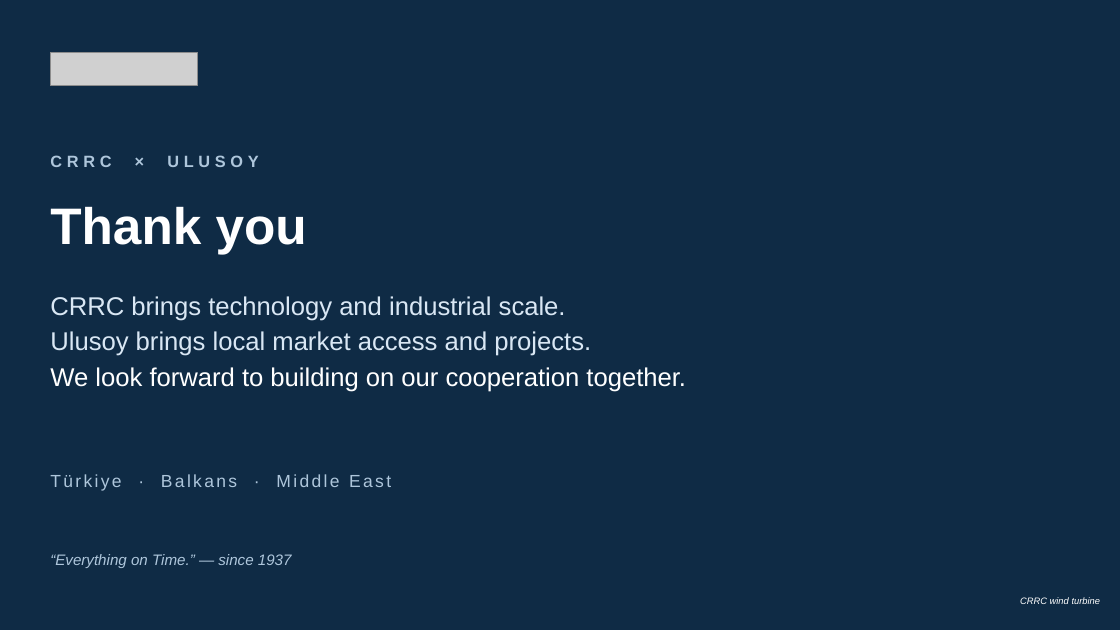
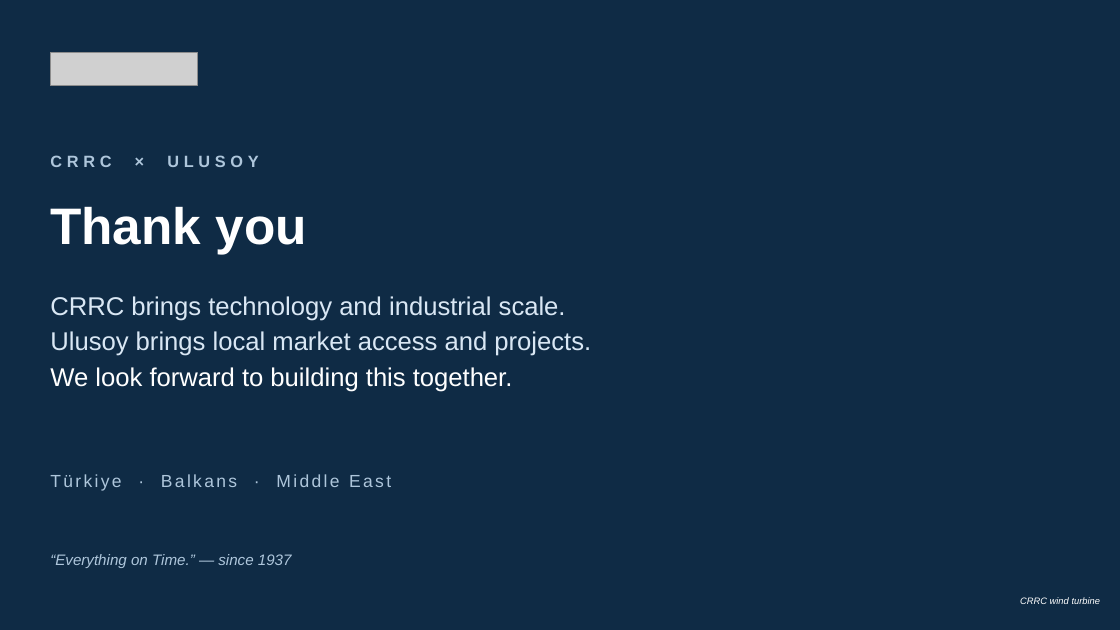
Before and after one commit to taimoorRazi/MultiTransformer, a slide deck: slide 59 of CRRC_Partnership/Ulusoy - CRRC Partnership.pptx. Drawn at 1120x630 pixels with LibreOffice and Linux fonts; fonts in the diff are those of the drawing; grey boxes stand for pictures; background and template pictures are left out. Boxes give left, top, right and bottom in pixels: in the first picture for what was removed or moved away, otherwise in the second. Text is boxed around its words. In the diff, an @@ line names an element or a change of style, - is before the commit and + after.

```diff
--- a/CRRC_Partnership/Ulusoy - CRRC Partnership.pptx
+++ b/CRRC_Partnership/Ulusoy - CRRC Partnership.pptx
@@ text at <box>50,367,513,392</box>: text changed @@
-We look forward to building on our cooperation together.
+We look forward to building this together.
```
Also in this commit, not shown: 9 other slides changed, 13 other files.
